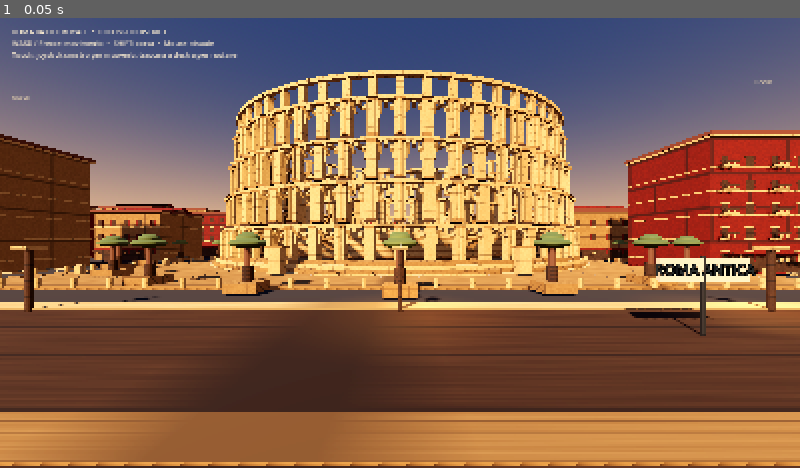
Above: before the commit, frame 1.
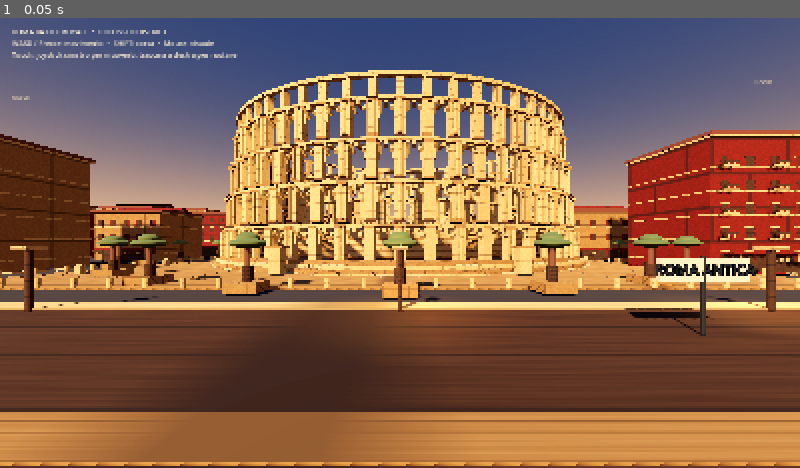
Above: after the commit, the same moment.

Repository: romabattleroyale/Roma-BRT
Game: Godot game, scene res://main.tscn
Same seed, same stepped clock (60 frames per second), same inputs: the game is played once before the commit and once after it.
Inputs:
- Up to frame 1 (0.05 s): no input

The runs differ from the first frame. In frame 1, 0.3% of the frame differs, in the area x 26-73%, y 11-58%.

Commit message:
Reduce ellipse segment count while preserving smooth mobile-friendly silhouettes

Diff:
--- a/quality_lab/main.gd
+++ b/quality_lab/main.gd
@@ -309,7 +309,7 @@
 			_box(col, Vector3(2.1, 0.28, 2.1), Vector3(x, 3.25, side * 25.4), stone)
 
 func _elliptical_ring(parent: Node3D, rx: float, rz: float, thickness: float, y: float, material: Material, collision := false) -> void:
-	var count := 128
+	var count := 96
 	for i in range(count):
 		var a := TAU * float(i) / count
 		var b := TAU * float(i + 1) / count
